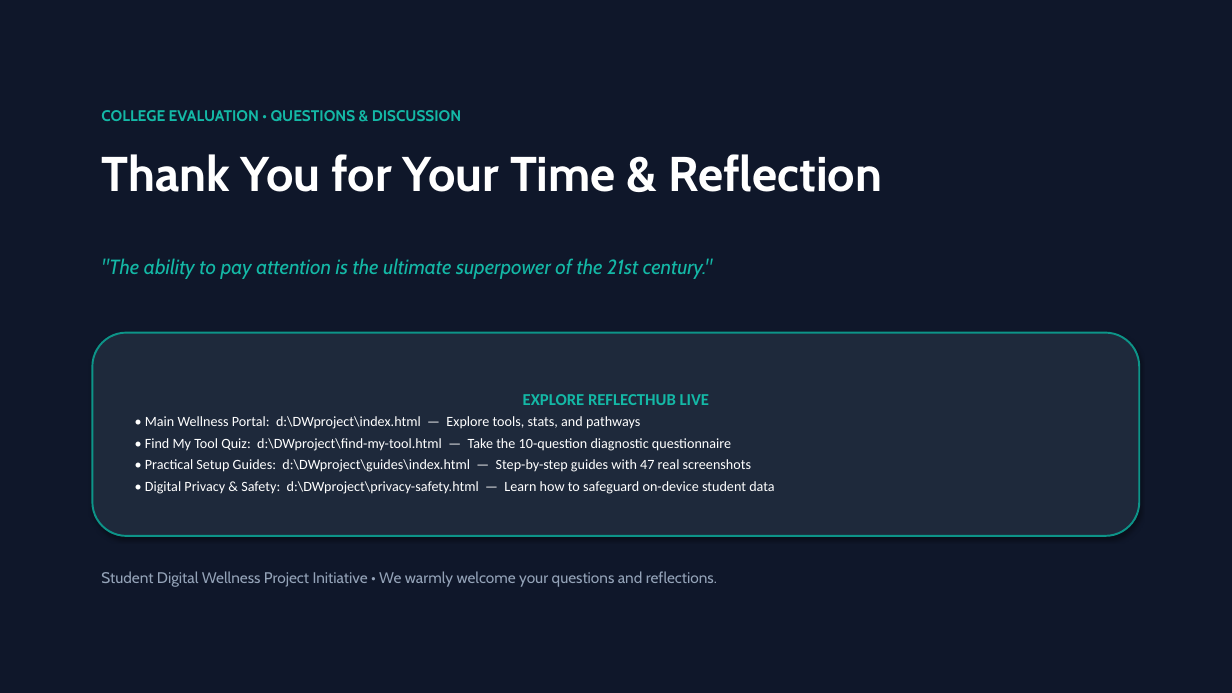
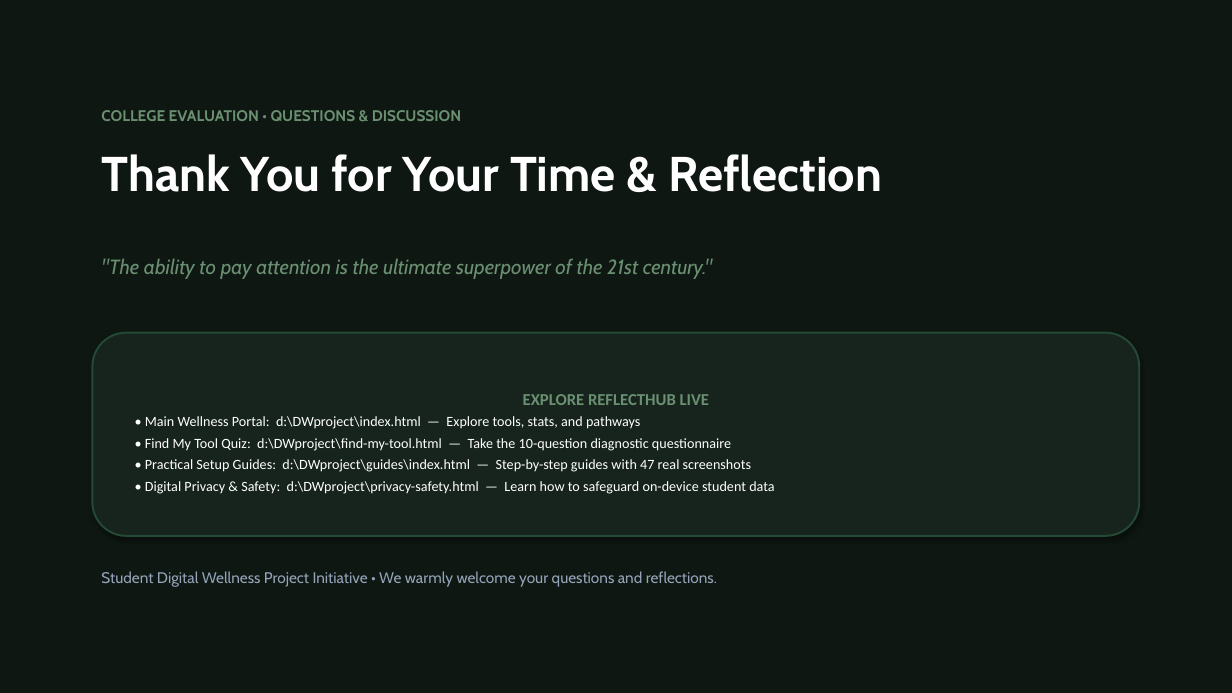
Before and after one commit to ruler1666/DWproject, a slide deck: slide 15 of ReflectHub_Digital_Wellness_Awareness.pptx. Drawn at 1232x693 pixels with LibreOffice and Linux fonts; fonts in the diff are those of the drawing. Boxes give left, top, right and bottom in pixels: in the first picture for what was removed or moved away, otherwise in the second. Text is boxed around its words. In the diff, an @@ line names an element or a change of style, - is before the commit and + after.

Commit message:
feat(ui): redesign website with Sage Green, Cream, and Forest Green color palette
- Applied user-recommended organic digital wellness palette:
  * Main background: #F7F9F5 (Cream / Warm Off-White)
  * Primary buttons: #244A36 (Deep Forest Green)
  * Secondary elements: #6B8F71 (Earthy Sage Green)
  * Cards: #FFFFFF (Pure Crisp White)
  * Highlight sections: #EAF1E8 (Soft Sage Tint)
  * Main text: #243329 (Deep Charcoal Green, WCAG AAA 12.8:1)
  * Accent: #D6A85F (Warm Golden Sand / Honey Accent)
- Replaced bright multi-colored neon gradients (#7c3aed, #2563eb, #0284c7) with solid tones and serene sage/forest/gold accents
- Calmed shadows to soft, organic slate rgba(36, 51, 41, 0.06)
- Re-captured real website screenshots with the new design system
- Rebuilt both university evaluation PowerPoint decks with updated colors and screenshots

```diff
--- a/ReflectHub_Digital_Wellness_Awareness.pptx
+++ b/ReflectHub_Digital_Wellness_Awareness.pptx
@@ rectangle at (0,0,1232,693): fill #0F172A to #0E1712 @@
@@ text "COLLEGE EVALUATION • QUESTIONS & ..." at (101,110,461,121): text colour #14B8A6 to #6B8F71 @@
@@ text ""The ability to pay attention ..." at (101,258,712,279): text colour #14B8A6 to #6B8F71 @@
@@ rounded rectangle "EXPLORE REFLECTHUB LIVE" at (92,333,1140,536): fill #1E293B to #16241D; outline #0D9488 1.5 pt to #244A36 1.5 pt @@
@@ text in rounded rectangle at (523,394,709,405): text colour #14B8A6 to #6B8F71 in "EXPLORE REFLECTHUB LIVE" @@
```
Also in this commit, not shown: 14 other slides changed, 7 other files.
